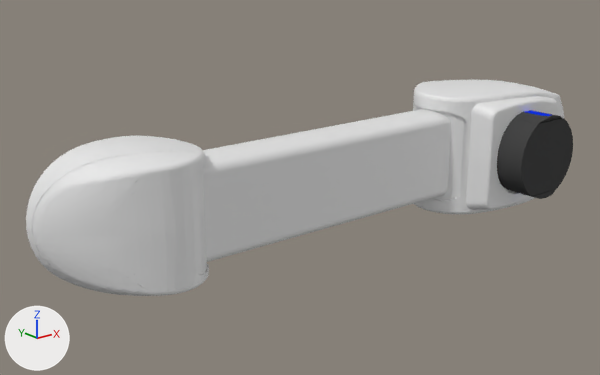
The Blender file Assets/Models/BoomSegment_2/BoomSegment_2.blend as it was, and as the next commit left it.
One viewpoint serves both versions: a camera (50 mm lens) standing at (-1.64, -1.185, 0.523) and looking at (-0.53, 0.203, -0.032). Lighting does not change. The marker at lower left points along +X, +Y and +Z.

Before the edit, the objects in view are built like this:
```python
ob_boomsegment_1_3_001 = bpy.data.objects.new('BoomSegment_1-3.001', me_boomsegment_1_3_001)
ob_boomsegment_1_3_001.location = (0.002, -0.033, 0.0)
ob_boomsegment_1_3_001.rotation_euler = (0.0, 1.571, 0.0)  # degrees (0, 90, 0)
ob_boomsegment_2_1 = bpy.data.objects.new('BoomSegment_2_1', me_boomsegment_2_1)
ob_boomsegment_2_1.location = (0.0, 0.0, 0.0)
ob_boomsegment_2_1.rotation_euler = (1.571, 0.0, 0.0)  # degrees (90, 0, 0)
ob_boomsegment_2_2 = bpy.data.objects.new('BoomSegment_2_2', me_boomsegment_2_2)
ob_boomsegment_2_2.parent = ob_boomsegment_2_1
ob_boomsegment_2_2.location = (-0.08, 0.148, 0.0)
ob_boomsegment_2_2.rotation_euler = (1.571, 0.0, 0.0)  # degrees (90, 0, 0)
ob_boomsegment_2_3 = bpy.data.objects.new('BoomSegment_2_3', me_boomsegment_2_3)
ob_boomsegment_2_3.parent = ob_boomsegment_2_2
ob_boomsegment_2_3.location = (-0.919, 0.442, 0.0)
ob_boomsegment_2_3.rotation_euler = (1.571, 0.0, 0.0)  # degrees (90, 0, 0)
```
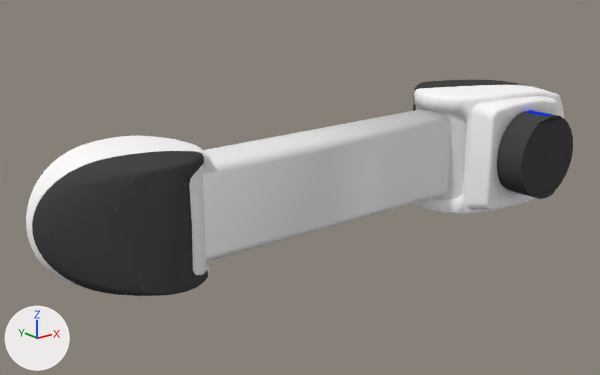
The newer file is also turned or shifted as a whole; pictures and numbers use the older file's frame.

Pixel boxes [x1, y1, x2, y2] of what changed, in the pictures (600 x 375 px):
part 1 of me_boomsegment_2_1, cut back
    both: [414, 82, 532, 93]
part 2 of me_boomsegment_2_1, recoloured
    both: [414, 85, 564, 214]
part 3 of me_boomsegment_2_1, recoloured
    both: [413, 80, 512, 111]
part 4 of me_boomsegment_2_2, shading changed
    both: [203, 109, 449, 262]
part 5 of me_boomsegment_2_2, shading changed
    both: [203, 109, 451, 261]
part 6 of me_boomsegment_2_3, recoloured
    both: [26, 136, 209, 294]
part 7 of me_boomsegment_2_3, recoloured
    both: [32, 151, 208, 296]
'BoomSegment_1-3.001', unchanged, covered by the edit
    before: [497, 110, 573, 199]

The edits, one by one:
Material 'White' (mat_white) is new.
Its base color is (1.0, 0.983, 0.983) (white #fffdfd).
Its roughness is 1.0.
Its specular ior level is 0.0.
me_boomsegment_2_1 is used by ob_boomsegment_2_1; location (0.0, 0.0, 0.0); rotation (1.571, 0.0, 0.0), in degrees (90, 0, 0).
me_boomsegment_2_1 had 2229 vertices, 4448 faces and spanned x -0.187..0.26, y -0.15..0.15, z -0.361..0.002.
me_boomsegment_2_1 now has 6676 vertices, 13144 faces and spans x -0.187..0.26, y -0.15..0.15, z -0.361..0.075.
Part 1, on me_boomsegment_2_1:
108 vertices are removed from x -0.159..0.21, y -0.15..0.15, z -0.218..-0.058.
396 faces are deleted.
184 new faces join them, mat_grey (dark grey #474747).
me_boomsegment_2_1 part 2: 3018 faces spanning x -0.187..0.21, y -0.15..0.15, z -0.218..0.002 switch from no material to mat_white (white #fffdfd).
me_boomsegment_2_1 part 3: 1034 faces spanning x -0.159..0.26, y -0.149..0.149, z -0.361..-0.089 switch from no material to mat_grey (dark grey #474747).
me_boomsegment_2_1 now uses material mat_led2 (blue #1136e7).
me_boomsegment_2_2 has 292 vertices, 452 faces and spans x -0.9..0.059, y -0.119..0.12, z -0.098..0.098.
me_boomsegment_2_2 is used by ob_boomsegment_2_2; parent ob_boomsegment_2_1; location (-0.08, 0.148, 0.0); rotation (1.571, 0.0, 0.0), in degrees (90, 0, 0).
me_boomsegment_2_2 part 4: all 38 faces centred in x -0.593, y -0.107..0.107, z -0.055..0.057 are now shaded smooth.
me_boomsegment_2_2 part 5: all 38 faces centred in x -0.3, y -0.107..0.107, z -0.055..0.057 are now shaded smooth.
me_boomsegment_2_3 has 1173 vertices, 2053 faces and spans x -0.22..0.093, y -0.143..0.143, z -0.096..0.097.
me_boomsegment_2_3 is used by ob_boomsegment_2_3; parent ob_boomsegment_2_2; location (-0.919, 0.442, 0.0); rotation (1.571, 0.0, 0.0), in degrees (90, 0, 0).
me_boomsegment_2_3 part 6: 1217 of the faces centred in x -0.22..0.093, y -0.143..0.143, z -0.096..0.065 switch from no material to mat_white (white #fffdfd).
me_boomsegment_2_3 part 7: 836 of the faces centred in x -0.215..0.065, y -0.135..0.135, z -0.063..0.096 switch from no material to mat_grey (dark grey #474747).
